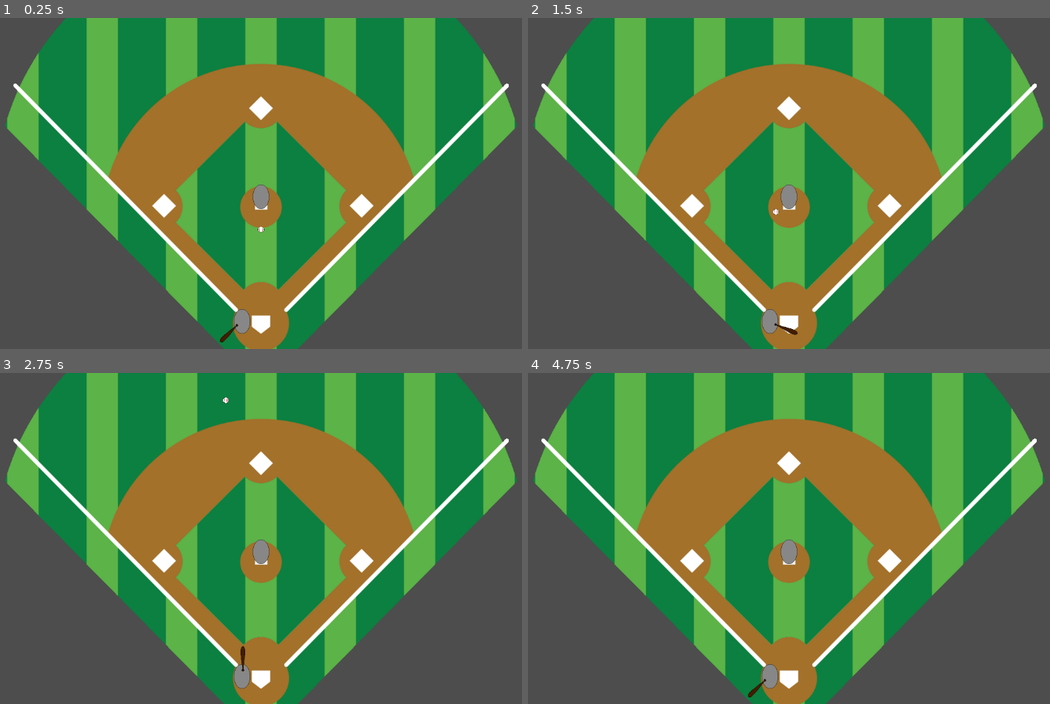
Above: before the commit, frames 1-4 (two rows, left to right).
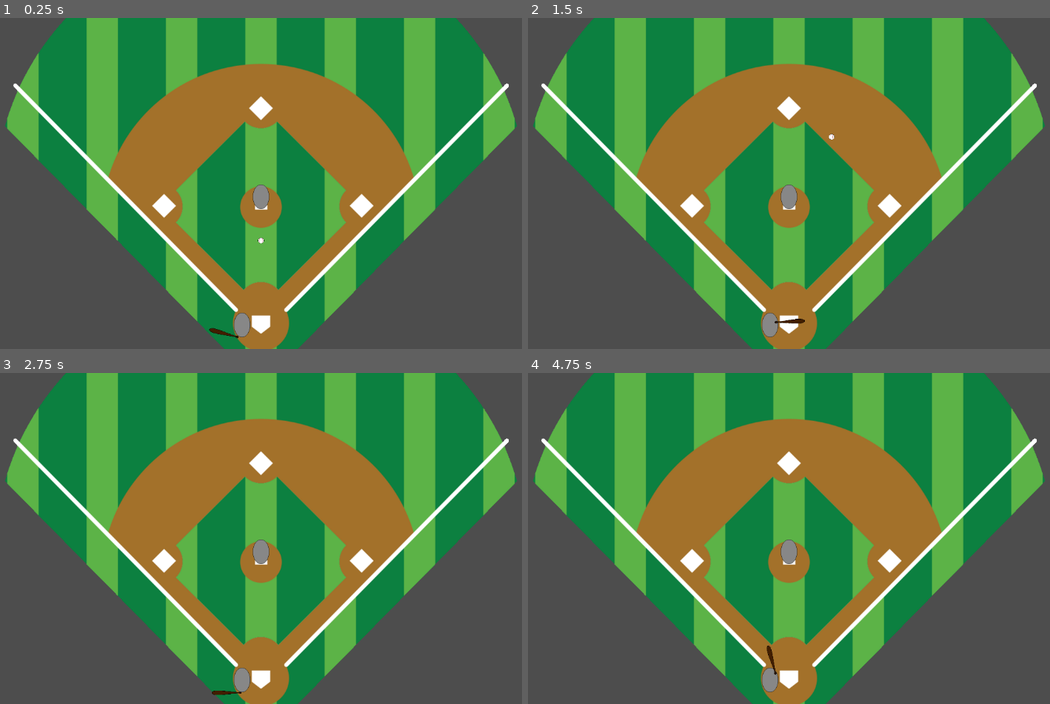
Above: after the commit, the same moments.

Repository: ajn14d/Baseball_Game_Godot
Game: Godot game, scene res://game_scene.tscn
The game is run twice, just before and just after one commit, with the same random seed, the same clock (stepped at 60 frames per second) and the same inputs.
Inputs:
- Up to frame 1 (0.25 s): no input
- Up to frame 2 (1.5 s): tap Enter at 0.5 s; hold Space (swing) 0.53-1.28 s; tap Space (swing) at 1.35 s
- Up to frame 3 (2.75 s): hold Space (swing) from 2.03 s (still down)
- Up to frame 4 (4.75 s): release Space (swing) at 2.78 s; tap Space (swing) at 2.85, 4.35 s; hold Space (swing) 3.53-4.28 s; tap Enter at 4.25 s

The runs differ from the first frame. In frame 1, 0.2% of the frame differs, in the area x 40-51%, y 63-98%; in frame 2, 0.2%, in the area x 44-59%, y 34-97%; in frame 3, 0.2%; in frame 4, 0.2%.

Commit message:
bat mechanics

Diff:
--- a/baseball.gd
+++ b/baseball.gd
@@ -1,6 +1,8 @@
 extends RigidBody2D
 
 @onready var batter = get_node("/root/GameScene/Batter")
+
+var ball_hit = false
 
 var pitch_select = 1
 var ball_speed = 0  # Adjust the speed of the fastball
@@ -16,16 +18,16 @@
 
 # Function to throw a fastball straight down
 func pitch_fastball():
-	ball_speed = 300
+	ball_speed = 400
 	# Apply a downward impulse to the ball
 	linear_velocity = Vector2(0, ball_speed)  # Apply a straight-down velocity
 	# Optionally, you can use `apply_impulse()` for more realistic physics
 	# apply_impulse(Vector2.ZERO, Vector2(0, fastball_speed))  # Impulse to go straight down
 
 func _on_ball_area_area_entered(area: Area2D) -> void:
-	if area.is_in_group("Bat"):
+	if area.is_in_group("Bat") and not ball_hit:
 		# Get the bat's angle in degrees
-		var bat_angle = batter.bat_pivot.rotation_degrees + -45
+		var bat_angle = batter.bat_pivot.rotation_degrees - 67.5
 
 		# Convert the angle to radians (since Godot's trig functions use radians)
 		var angle_in_radians = deg_to_rad(bat_angle)
@@ -34,6 +36,8 @@
 		var direction = Vector2(cos(angle_in_radians), sin(angle_in_radians))
 
 		# Scale the direction by the desired speed (500 in this case)
-		linear_velocity = direction * 300
+		linear_velocity = direction * 500
+
+		ball_hit = true
 
 		print("Ball hit, Bat angle: ", bat_angle)
--- a/batter.gd
+++ b/batter.gd
@@ -1,11 +1,12 @@
 extends RigidBody2D
 
 @onready var bat_pivot = $BatPivot  # Pivot Node2D (rotates like a clock hand)
+@onready var bat_sprite = $BatPivot/BatSprite  # Reference to BatSprite
+@onready var bat_collision = $BatPivot/BatArea/CollisionShape2D  # Reference to BatArea (collision shape)
 
 var bat_angle = 0
-
 var swinging := false
-var swing_speed := 0.3  # The speed of the swing (lower value = faster swing)
+var swing_speed := 0.2  # The speed of the swing (lower value = faster swing)
 
 func _input(event):
 	if event.is_action_pressed("swing") and not swinging:
@@ -14,10 +15,19 @@
 func swing_bat():
 	swinging = true
 	var tween = create_tween()
+	tween.set_parallel(true)  # Make all tweens run at the same time
 
-	# Rotate the pivot instead of the bat itself
+	# Rotate the pivot (main swing motion)
 	tween.tween_property(bat_pivot, "rotation_degrees", -90, swing_speed)  # Counterclockwise swing (6 to 12)
-	tween.tween_property(bat_pivot, "rotation_degrees", 135, swing_speed).set_delay(0.5)  # Reset after delay
+
+	# Add wrist movement by slightly rotating the BatSprite and BatArea
+	tween.tween_property(bat_sprite, "rotation_degrees", 75, swing_speed).set_delay(0.025)
+	tween.tween_property(bat_collision, "rotation_degrees", 75, swing_speed).set_delay(0.025)
+
+	# Reset rotation after delay
+	tween.tween_property(bat_pivot, "rotation_degrees", 135, swing_speed).set_delay(0.5)  # Reset bat pivot
+	tween.tween_property(bat_sprite, "rotation_degrees", 135, swing_speed).set_delay(0.5)  # Reset wrist movement
+	tween.tween_property(bat_collision, "rotation_degrees", 135, swing_speed).set_delay(0.5)  # Reset collision shape
 
 	tween.finished.connect(func(): swinging = false)  # Reset swing flag
 
--- a/batter.tscn
+++ b/batter.tscn
@@ -10,6 +10,7 @@
 
 [sub_resource type="CapsuleShape2D" id="CapsuleShape2D_n3btr"]
 radius = 4.24264
+height = 41.0122
 
 [node name="Batter" type="RigidBody2D" groups=["Bat"]]
 collision_layer = 16
@@ -27,20 +28,20 @@
 shape = SubResource("CapsuleShape2D_d8pe3")
 
 [node name="BatPivot" type="Node2D" parent="."]
-rotation = 2.35619
+rotation = 2.61799
 
 [node name="BatSprite" type="Sprite2D" parent="BatPivot"]
-position = Vector2(34.2973, 1.63516)
-rotation = 1.5708
-scale = Vector2(0.545605, 0.759291)
+position = Vector2(38.8909, 3.53553)
+rotation = 2.35619
+scale = Vector2(0.545605, 0.915317)
 texture = ExtResource("2_gfngu")
 
 [node name="BatArea" type="Area2D" parent="BatPivot" groups=["Bat"]]
 collision_layer = 16
 
 [node name="CollisionShape2D" type="CollisionShape2D" parent="BatPivot/BatArea" groups=["Bat"]]
-position = Vector2(43.1335, 2.12132)
-rotation = 1.5708
+position = Vector2(48.0833, 7.07107)
+rotation = 2.35619
 shape = SubResource("CapsuleShape2D_n3btr")
 
 [connection signal="area_entered" from="BatPivot/BatArea" to="." method="_on_bat_area_area_entered"]
--- a/game_scene.tscn
+++ b/game_scene.tscn
@@ -14,6 +14,6 @@
 position = Vector2(0, 26)
 
 [node name="Batter" parent="." instance=ExtResource("3_xjn15")]
-position = Vector2(-37, 270)
+position = Vector2(-37, 277)
 
 [node name="Camera2D" type="Camera2D" parent="."]
